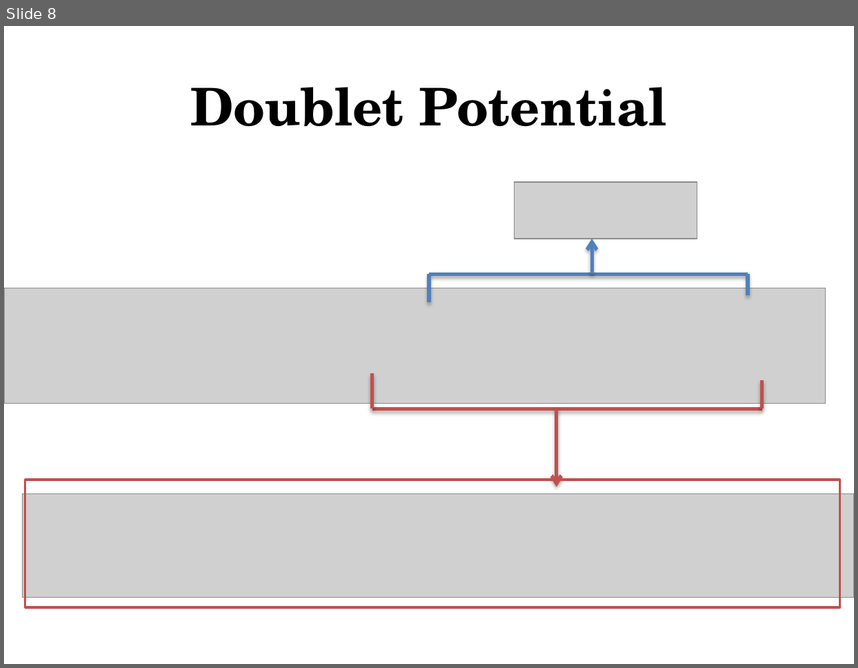
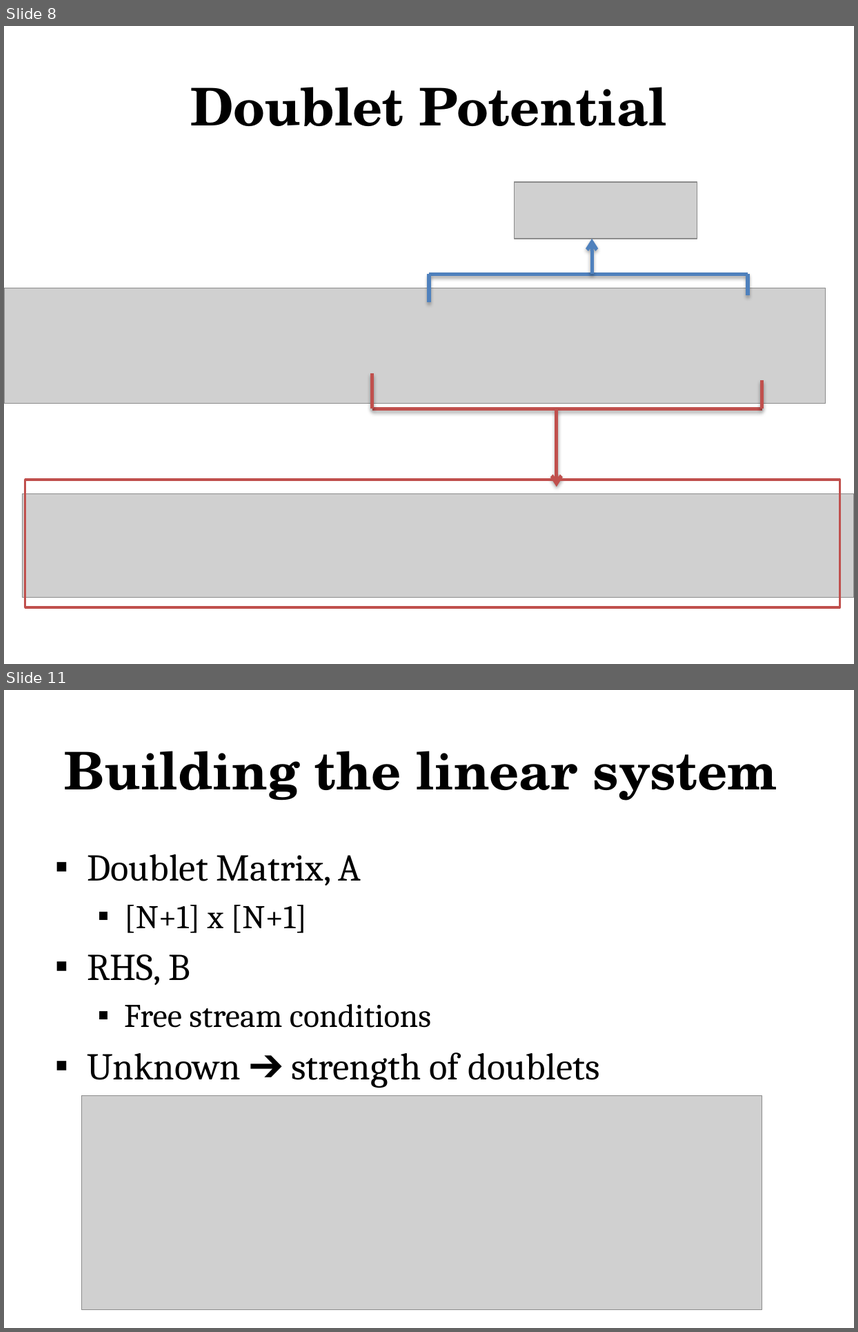
Before and after one commit to kathernandez/AeroHydro, a slide deck: Final Project/Wake Panel Method.pptx. Shown one above the other, each under a label of ours: slide 8 before the commit, slides 8 and 11 after it; the slides between them are not shown. The pictures are 858x668 and 858x1332 pixels, drawn with LibreOffice and Linux fonts; fonts in the diff are those of the drawing; grey boxes stand for pictures. Boxes give left, top, right and bottom in pixels: in the first picture for what was removed or moved away, otherwise in the second. Text is boxed around its words. In the diff, an @@ line names an element or a change of style, - is before the commit and + after.

```diff
--- a/Final Project/Wake Panel Method.pptx
+++ b/Final Project/Wake Panel Method.pptx
@@ slide 11 added at [4,690,854,1328], background #FFFFFF @@
@@ title added at [65,751,777,800], 44 pt, text #000000, bold @@
+Building the linear system
@@ text added at [87,854,599,1087], 32 pt, text #000000 @@
+▪ Doublet Matrix, A
+  ▪ [N+1] x [N+1]
+▪ RHS, B
+  ▪ Free stream conditions
+▪ Unknown ➔ strength of doublets
@@ picture added at [82,1096,762,1310] @@
```
Also in this commit, not shown: 1 slide changed, 5 other slides added, 1 slide removed, 2 other files.
